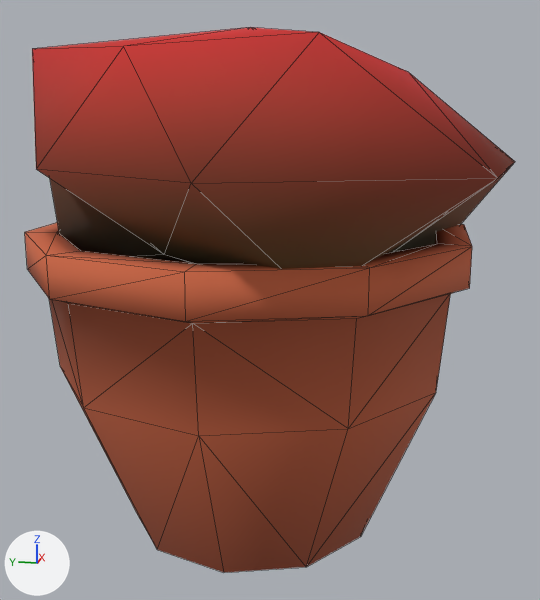
What one commit did to the glTF model games/yorimichi/assets/belmonte/meshes/SM_BM_BP_PotGeranium.glb.
Camera for both pictures: a 50 mm camera at (-0.713, -0.161, 0.407) aimed at (-0.004, -0.019, 0.23). The lights are fixed; the arrows at lower left show +X, +Y and +Z. The first picture is the older version. Mesh edges are drawn as thin lines. Vertices at exactly the same position are counted once.

The first picture shows 'SM_BM_BP_PotGeranium'.
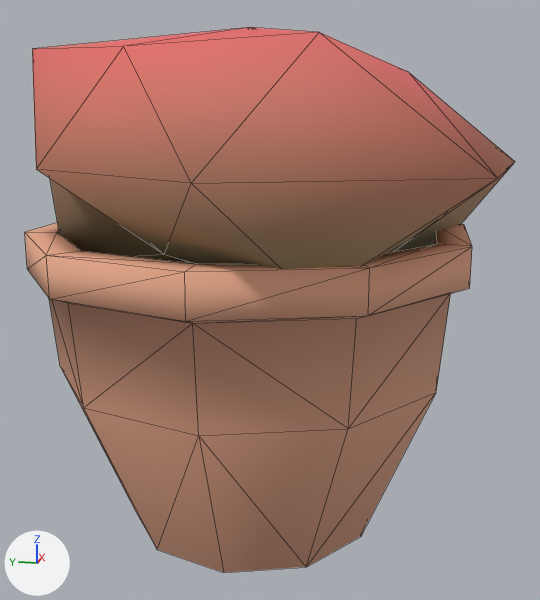
What changed in the scene script:
```text
Change me_sm_bp_potgeranium:
    where me_sm_bp_potgeranium.from_pydata(...)  # 96 vertices, 176 faces; spans x -0.258..0.257, y -0.245..0.205, z 0.0..0.486
    used by ob_sm_bm_bp_potgeranium; location = (0.0, 0.0, 0.0)
    me_sm_bp_potgeranium part 1: 110 faces centred in x -0.202..0.202, y -0.205..0.205, z 0.055..0.3 are repainted in the vertex colours; the middle colour goes from orange #bf5f3e to beige #e0a487
    me_sm_bp_potgeranium part 2: 42 faces centred in x -0.202..0.203, y -0.199..0.184, z 0.261..0.343 are repainted in the vertex colours; the middle colour goes from brown #534327 to brown #9b8c6d
    me_sm_bp_potgeranium part 3: 24 faces centred in x -0.204..0.19, y -0.201..0.174, z 0.389..0.468 are repainted in the vertex colours; the middle colour goes from red #c12824 to red #e26e69
```

Where the change shows, as pixel boxes (x1, y1, x2, y2) in the pictures (540 x 600 px):
part 1 of me_sm_bp_potgeranium, recoloured (orange to beige): (25, 223, 472, 573) in both
part 2 of me_sm_bp_potgeranium, recoloured (lighter): (37, 163, 514, 269) in both
part 3 of me_sm_bp_potgeranium, recoloured (lighter): (32, 27, 515, 183) in both
